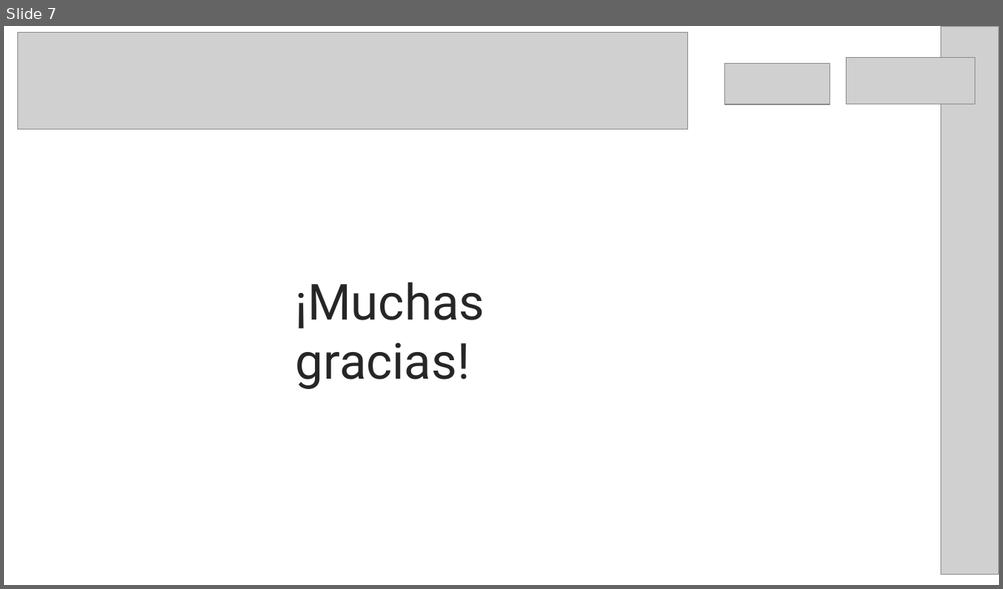
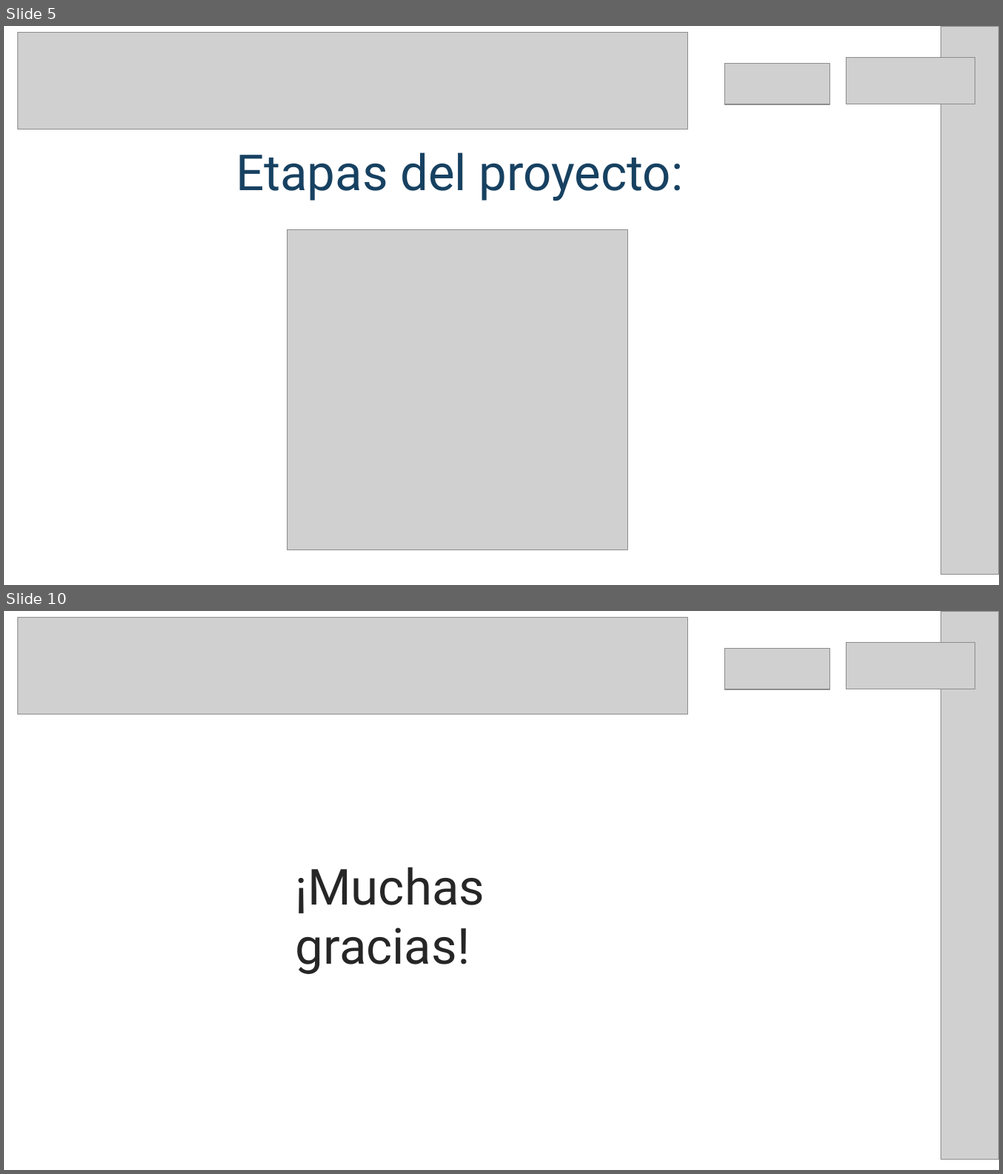
Before and after one commit to LMOlivera/PuntaGuia, a slide deck: Presentación PowerPoint/punta_guia_presentacion.pptx. Shown one above the other, each under a label of ours: slide 7 before the commit, slides 5 and 10 after it; the slides between them are not shown. The pictures are 1003x589 and 1003x1174 pixels, drawn with LibreOffice and Linux fonts; fonts in the diff are those of the drawing; grey boxes stand for pictures. Boxes give left, top, right and bottom in pixels: in the first picture for what was removed or moved away, otherwise in the second. Text is boxed around its words. In the diff, an @@ line names an element or a change of style, - is before the commit and + after.

```diff
--- a/Presentación PowerPoint/punta_guia_presentacion.pptx
+++ b/Presentación PowerPoint/punta_guia_presentacion.pptx
@@ slide 5 added at box(4, 26, 999, 585), background #FFFFFF @@
@@ picture added at box(17, 33, 688, 130) @@
@@ picture added at box(940, 26, 999, 575) @@
@@ picture added at box(725, 63, 830, 104) @@
@@ picture added at box(846, 57, 976, 104) @@
@@ text added at box(236, 153, 683, 201), 48 pt, text #174162 @@
+Etapas del proyecto:
@@ picture added at box(287, 230, 628, 551) @@
@@ what was slide 7 is now slide 10 @@
```
Also in this commit, not shown: 3 slides changed, 5 other slides added, 3 slides removed, 2 other files.
